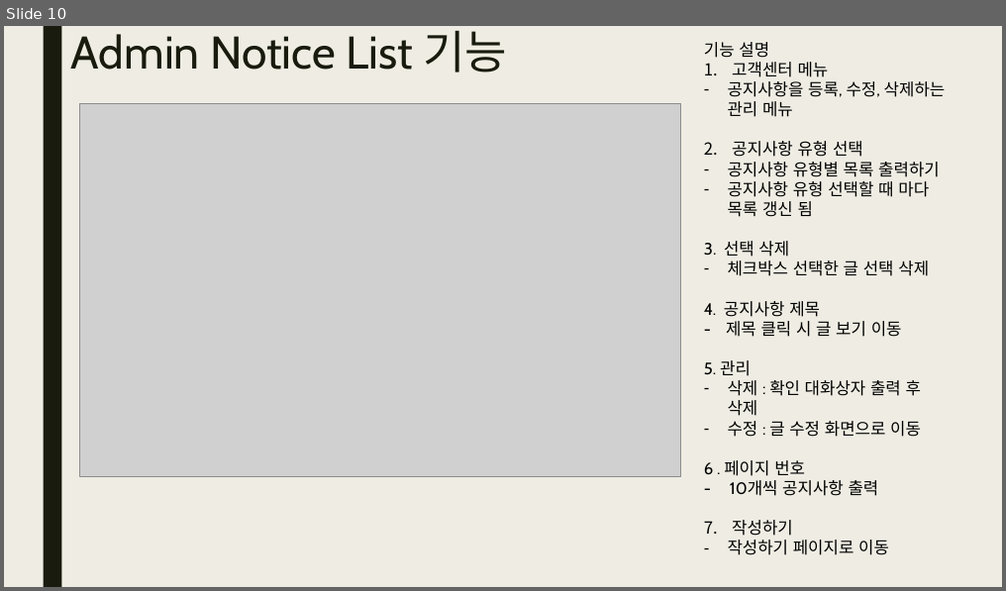
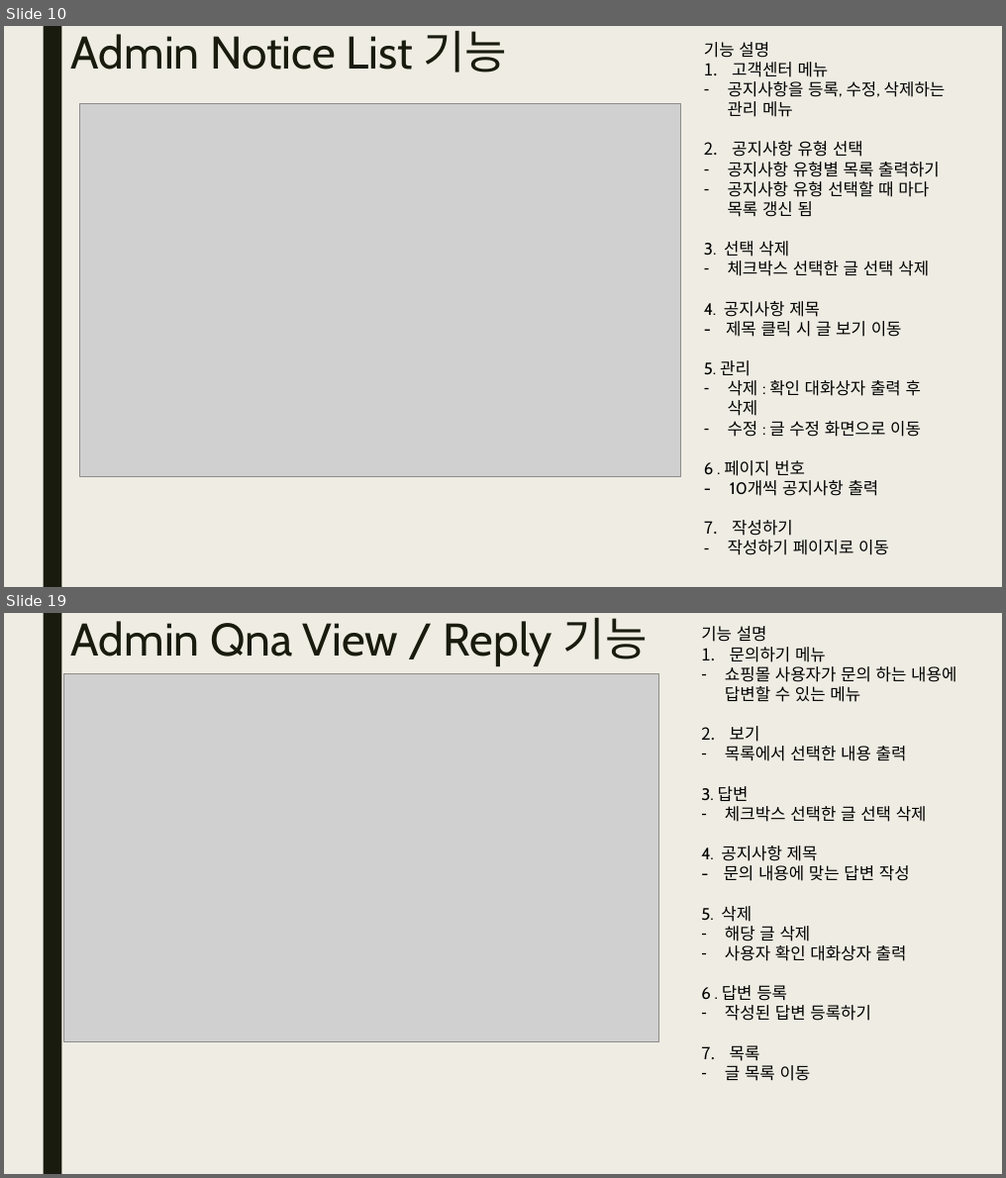
Before and after one commit to yndgow/Kmarket1, a slide deck: 보고서/발표보고서 홍민준.pptx. Shown one above the other, each under a label of ours: slide 10 before the commit, slides 10 and 19 after it; the slides between them are not shown. The pictures are 1006x591 and 1006x1178 pixels, drawn with LibreOffice and Linux fonts; fonts in the diff are those of the drawing; grey boxes stand for pictures. Boxes give left, top, right and bottom in pixels: in the first picture for what was removed or moved away, otherwise in the second. Text is boxed around its words. In the diff, an @@ line names an element or a change of style, - is before the commit and + after.

Commit message:
2022/12/28 ppt admin cs 쪽 추가

```diff
--- a/보고서/발표보고서 홍민준.pptx
+++ b/보고서/발표보고서 홍민준.pptx
@@ slide 19 added at (4,613,1002,1174), background #EFEDE3; not listed: 1 template element that a slide beside it also shows @@
@@ title added at (71,617,648,666), 44 pt, text #191B0E @@
+Admin Qna View / Reply 기능
@@ text added at (701,626,956,1081), 16 pt, text #000000 @@
+기능 설명
+1. 문의하기 메뉴
+– 쇼핑몰 사용자가 문의 하는 내용에 답변할 수 있는 메뉴
+2. 보기
+– 목록에서 선택한 내용 출력
+3. 답변
+– 체크박스 선택한 글 선택 삭제
+4. 공지사항 제목
+- 문의 내용에 맞는 답변 작성
+5. 삭제
+– 해당 글 삭제
+– 사용자 확인 대화상자 출력
+6 . 답변 등록
+– 작성된 답변 등록하기
+7. 목록
+– 글 목록 이동
@@ picture added at (63,673,659,1042) @@
```
Also in this commit, not shown: 8 other slides added.
